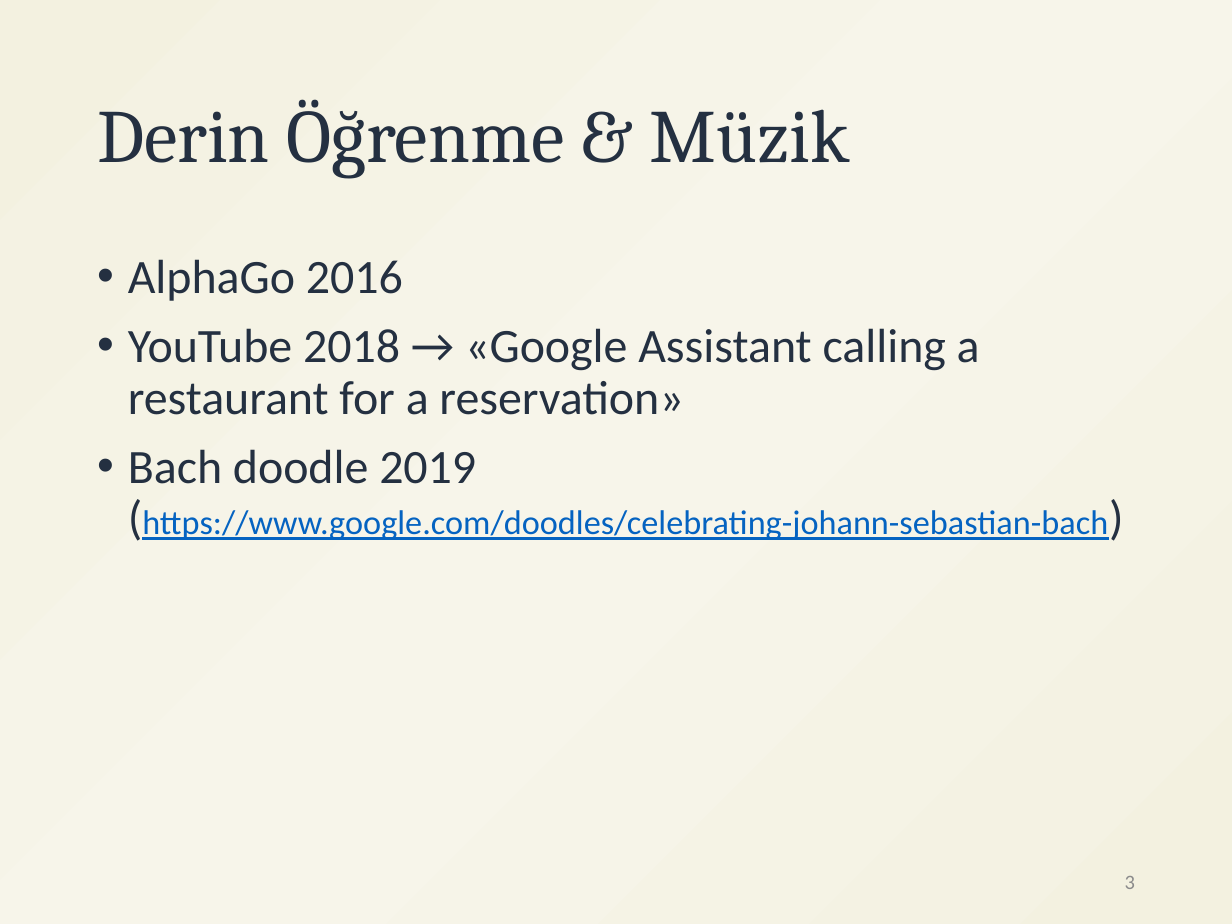
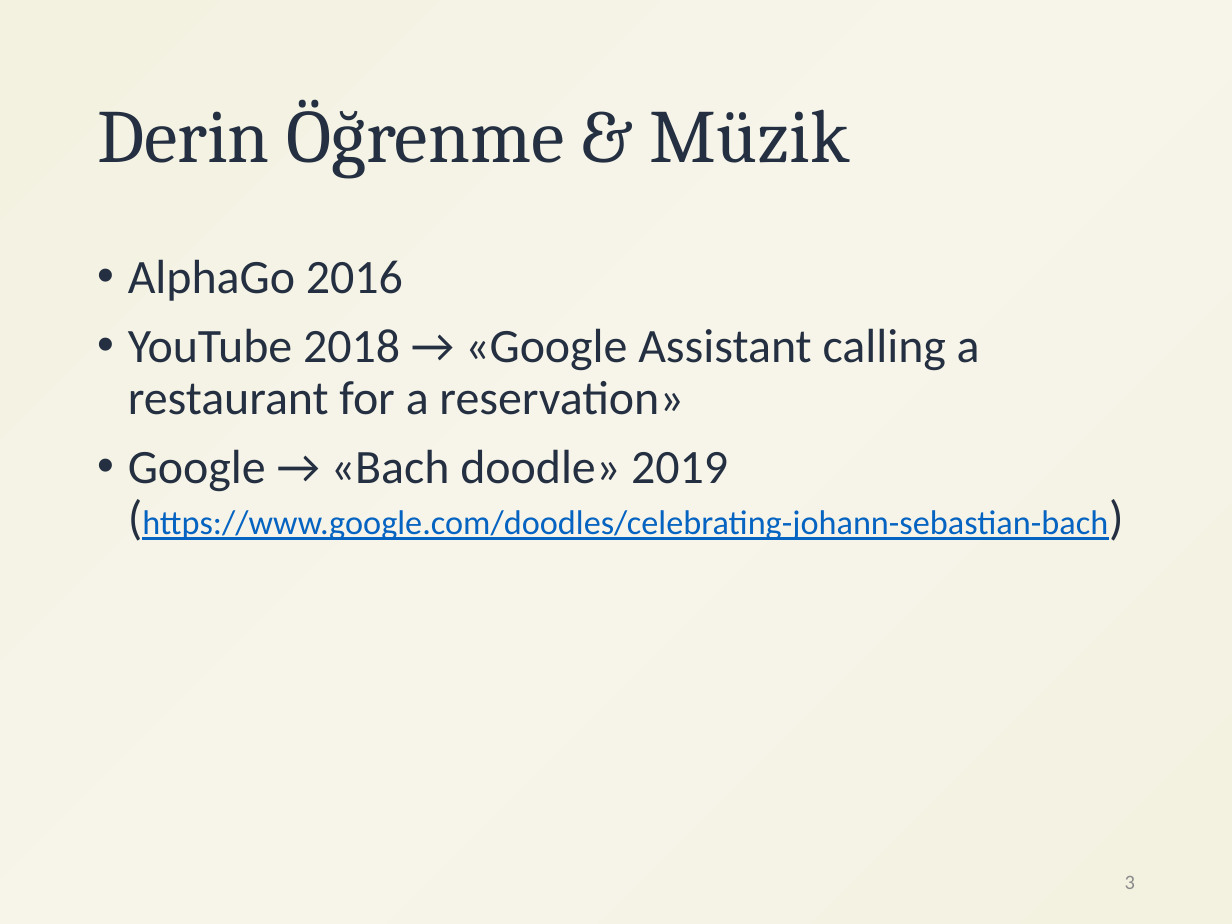
Before and after one commit to ihpar/katip, a slide deck: slide 3 of assets/DL_GUI.pptx. Drawn at 1232x924 pixels with LibreOffice and Linux fonts; fonts in the diff are those of the drawing. Boxes give left, top, right and bottom in pixels: in the first picture for what was removed or moved away, otherwise in the second. Text is boxed around its words. In the diff, an @@ line names an element or a change of style, - is before the commit and + after.

```diff
--- a/assets/DL_GUI.pptx
+++ b/assets/DL_GUI.pptx
@@ text at (128,449,1108,540): text changed @@
-• Bach doodle 2019 (https://www.google.com/doodles/celebrating-johann-sebastian-bach)
+• Google → «Bach doodle» 2019 (https://www.google.com/doodles/celebrating-johann-sebastian-bach)
```
Also in this commit, not shown: 3 other slides changed, 2 slides added, 1 slide removed, 1 other file.
